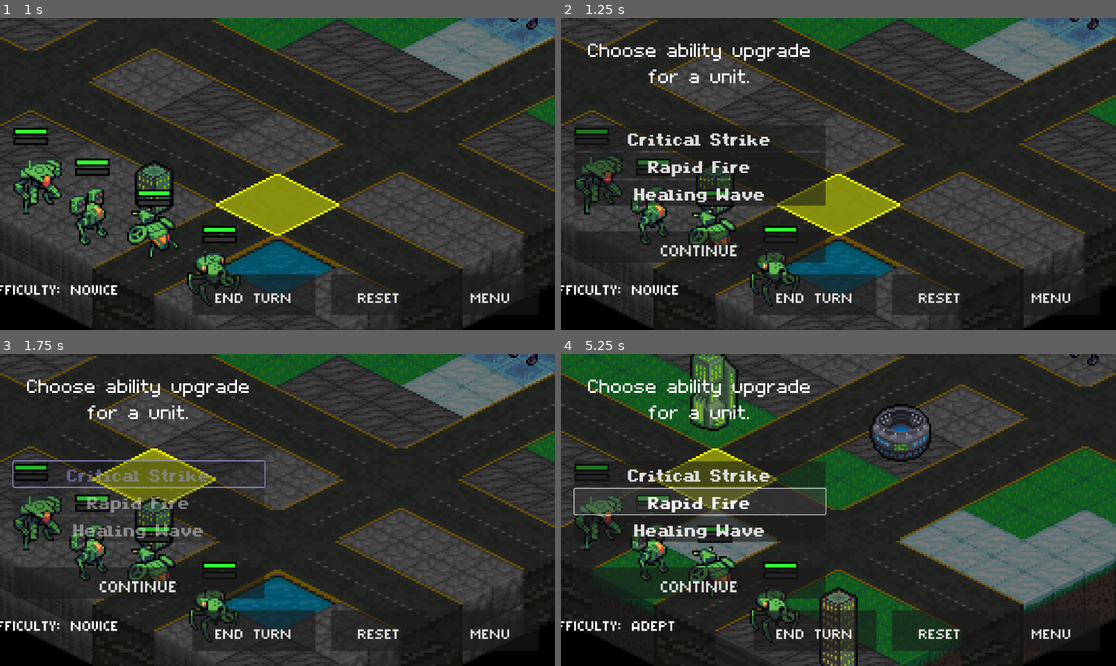
Above: before the commit, frames 1-4 (two rows, left to right).
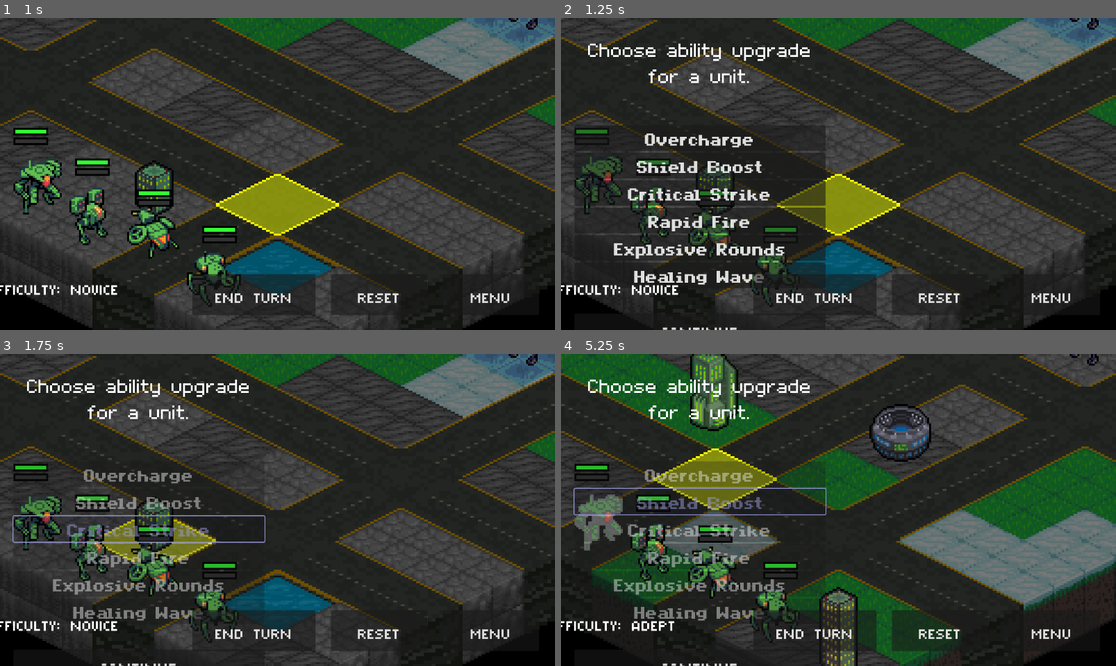
Above: after the commit, the same moments.

Repository: Tekknobot/Terrain
Game: Godot game, scene res://Scenes/TitleScreen.tscn
The game is run twice, just before and just after one commit, with the same random seed, the same clock (stepped at 60 frames per second) and the same inputs.
Inputs (mouse positions are in pixels of both pictures, inside the frame that each line leads up to):
- Up to frame 1 (1 s): click "PLAY" at 0.5 s
- Up to frame 2 (1.25 s): no input
- Up to frame 3 (1.75 s): click "Critical Strike" at 1.25 s
- Up to frame 4 (5.25 s): click "CONTINUE" at 2 s; click (699, 475) at 2.75 s, where only the run after the commit has a clickable "Overcharge"; click (699, 500) at 3.5 s, where only the run before the commit has a clickable "Rapid Fire"; click "CONTINUE" at 4.25 s; click (699, 500) at 5 s, where only the run after the commit has a clickable "Shield Boost"

Frame 1 is identical in both runs. In frame 2, 5.5% of the frame differs, in the area x 2-48%, y 36-100%; in frame 3, 7.8%; in frame 4, 8.1%, in the area x 2-48%, y 34-100%.

Commit message:
Add Overcharge ability.

Diff:
--- a/Scripts/HUD_Panel.gd
+++ b/Scripts/HUD_Panel.gd
@@ -177,28 +177,38 @@
 					tilemap.critical_strike_mode = true
 					tilemap.rapid_fire_mode = false
 					tilemap.healing_wave_mode = false
+					tilemap.overcharge_attack_mode = false
 				elif ability_button.text == "Rapid Fire":
 					tilemap.rapid_fire_mode = true
 					tilemap.critical_strike_mode = false
 					tilemap.healing_wave_mode = false
+					tilemap.overcharge_attack_mode = false
 				elif ability_button.text == "Healing Wave":
 					tilemap.healing_wave_mode = true
 					tilemap.critical_strike_mode = false
 					tilemap.rapid_fire_mode = false
+					tilemap.overcharge_attack_mode = false
+				elif ability_button.text == "Overcharge":
+					tilemap.overcharge_attack_mode = true
+					tilemap.critical_strike_mode = false
+					tilemap.rapid_fire_mode = false
+					tilemap.healing_wave_mode = false
 				else:
 					tilemap.critical_strike_mode = false
 					tilemap.rapid_fire_mode = false
 					tilemap.healing_wave_mode = false
-
+					tilemap.overcharge_attack_mode = false
 			else:
 				tilemap.critical_strike_mode = false
 				tilemap.rapid_fire_mode = false
 				tilemap.healing_wave_mode = false
+				tilemap.overcharge_attack_mode = false
 		else:
 			# When toggled off, clear any mode flags and hide the ability button.
 			tilemap.critical_strike_mode = false
 			tilemap.rapid_fire_mode = false
 			tilemap.healing_wave_mode = false
+			tilemap.overcharge_attack_mode = false
 	else:
 		print("No selected unit available for ability toggling.")
 
--- a/Scripts/RewardsUpgrades.gd
+++ b/Scripts/RewardsUpgrades.gd
@@ -10,8 +10,11 @@
 
 # Define a pool of special abilities available for unlocking.
 var ability_pool: Array[String] = [
+	"Overcharge",
+	"Shield Boost",
 	"Critical Strike",
 	"Rapid Fire",
+	"Explosive Rounds",
 	"Healing Wave"
 ]
 
--- a/Scripts/TileMap.gd
+++ b/Scripts/TileMap.gd
@@ -83,6 +83,7 @@
 var critical_strike_mode: bool = false
 var rapid_fire_mode: bool = false
 var healing_wave_mode: bool = false
+var overcharge_attack_mode: bool = false
 
 func _ready():
 	tile_size = get_tileset().tile_size
@@ -163,6 +164,19 @@
 				GameData.selected_special_ability = ""
 			else:
 				print("No player unit selected for Healing Wave.")
+			return  # Exit input processing for this click.
+
+		# If Overchage attack mode is active and the click is not on the toggle:
+		if overcharge_attack_mode:
+			if selected_unit and selected_unit.is_player:
+				_clear_highlights()
+				selected_unit.overcharge_attack(mouse_tile)
+				print("Overcharge wave activated by unit: ", selected_unit.name)
+				# Clear the mode so it fires only once.
+				overcharge_attack_mode = false
+				GameData.selected_special_ability = ""
+			else:
+				print("No player unit selected for Overcharge.")
 			return  # Exit input processing for this click.
 
 
--- a/Scripts/Unit.gd
+++ b/Scripts/Unit.gd
@@ -828,3 +828,52 @@
 
 	else:
 		print("No unit found on tile: ", target_tile, "; no healing applied.")
+
+func overcharge_attack(target_tile: Vector2i) -> void:
+	var tilemap = get_node("/root/BattleGrid/TileMap")
+	# We'll use the target_tile as the center for our shockwave.
+	var center_tile = target_tile
+
+	# (Optional) Instantiate a visual effect for the shockwave.
+	var overcharge_effect_scene = preload("res://Scenes/VFX/Explosion.tscn")
+	if overcharge_effect_scene:
+		var effect = overcharge_effect_scene.instantiate()
+		effect.global_position = tilemap.to_global(tilemap.map_to_local(center_tile))
+		get_tree().get_current_scene().add_child(effect)
+
+	var sprite = $AnimatedSprite2D
+	if sprite:
+		sprite.play("attack")
+
+	# Loop over the 3x3 grid around the center tile.
+	for x in range(-1, 2):
+		for y in range(-1, 2):
+			var tile = center_tile + Vector2i(x, y)
+			var damage: int = 0
+			# Calculate damage based on distance from the center:
+			if x == 0 and y == 0:
+				damage = 25  # Center tile gets the highest damage.
+			elif abs(x) + abs(y) == 1:
+				damage = 20  # Adjacent (cardinal) tiles get moderate damage.
+			else:
+				damage = 15  # Diagonals get the least damage.
+
+			# Attempt to retrieve an enemy unit on this tile.
+			var enemy_unit = tilemap.get_unit_at_tile(tile)
+			# Make sure it’s an enemy.
+			if enemy_unit and not enemy_unit.is_player:
+				enemy_unit.take_damage(damage)
+				enemy_unit.flash_white()
+				enemy_unit.shake()
+				tilemap.play_attack_sound(global_position)
+				print("Overcharge: ", enemy_unit.name, " took ", damage, " damage at tile ", tile)
+				await get_tree().create_timer(0.5).timeout
+
+	# Mark the unit as having used its action.
+	has_attacked = true
+	has_moved = true
+	get_child(0).self_modulate = Color(0.4, 0.4, 0.4, 1)
+	print("Overcharge activated by ", name, " centered at tile ", center_tile)
+
+	if sprite:
+		sprite.play("default")
